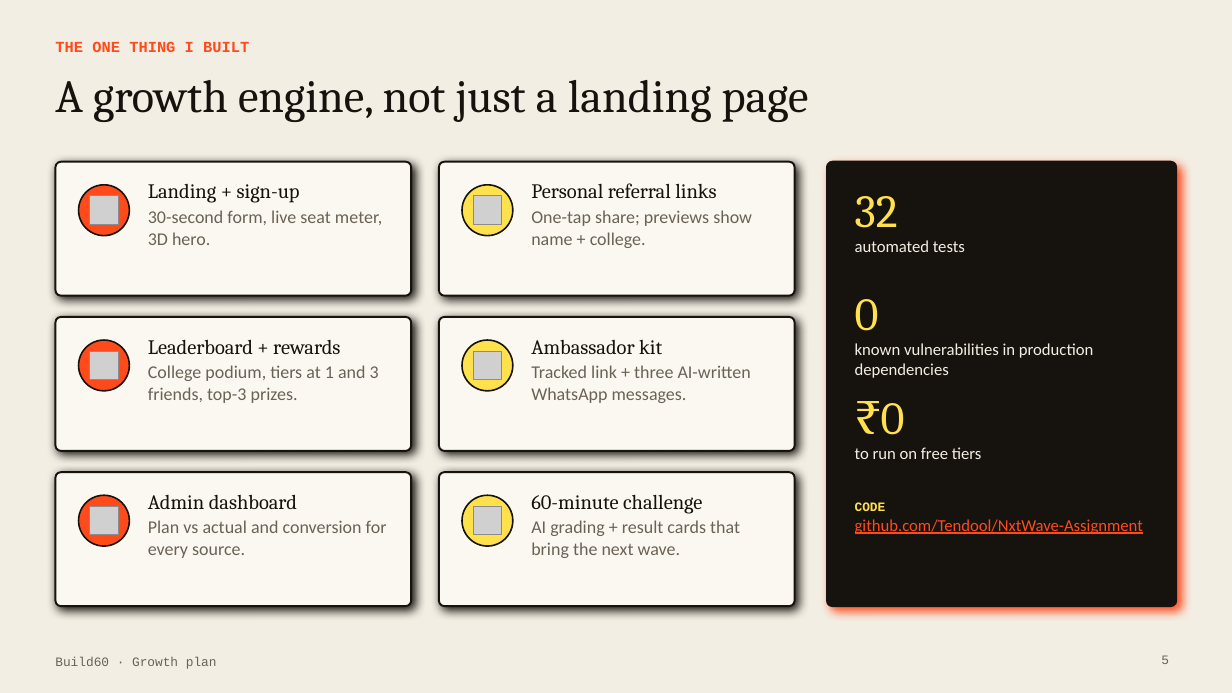
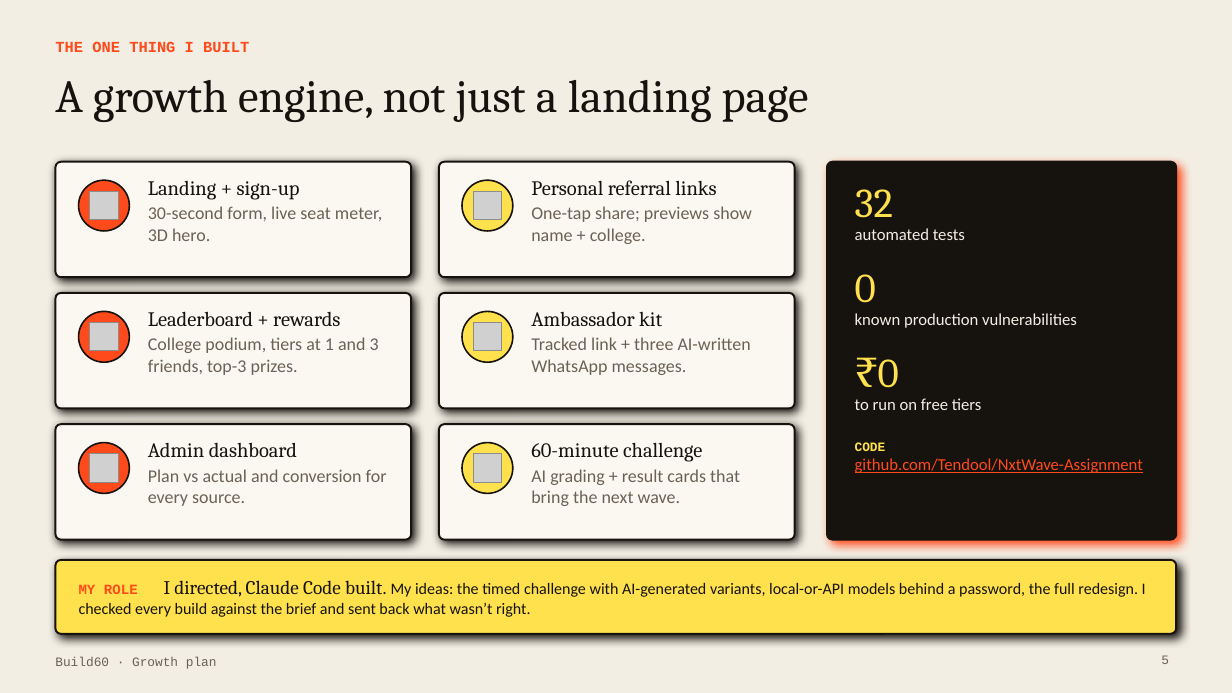
Before and after one commit to Tendool/NxtWave-Assignment, a slide deck: slide 5 of submission/Build60-Growth-Plan.pptx. Drawn at 1232x693 pixels with LibreOffice and Linux fonts; fonts in the diff are those of the drawing; grey boxes stand for pictures. Boxes give left, top, right and bottom in pixels: in the first picture for what was removed or moved away, otherwise in the second. Text is boxed around its words. In the diff, an @@ line names an element or a change of style, - is before the commit and + after.

```diff
--- a/submission/Build60-Growth-Plan.pptx
+++ b/submission/Build60-Growth-Plan.pptx
@@ rounded rectangle: place and size @@
-rounded rectangle at [55, 162, 411, 296]
+rounded rectangle at [55, 162, 411, 277]
@@ text "Landing + sign-up": place and size @@
-text "Landing + sign-up" at [148, 184, 382, 245]
+text "Landing + sign-up" at [148, 181, 382, 241]
@@ rounded rectangle: place and size @@
-rounded rectangle at [439, 162, 795, 296]
+rounded rectangle at [439, 162, 795, 277]
@@ text "Personal referral links": place and size @@
-text "Personal referral links" at [531, 183, 752, 248]
+text "Personal referral links" at [531, 180, 752, 244]
@@ rounded rectangle: place and size @@
-rounded rectangle at [827, 162, 1177, 606]
+rounded rectangle at [827, 162, 1177, 540]
@@ 2 pictures, 2 ellipses: place and size @@
-2 pictures, 2 ellipses at [79, 185, 513, 236]
+2 pictures, 2 ellipses at [79, 180, 513, 231]
@@ text "automated tests": place and size @@
-text "automated tests" at [855, 240, 965, 252]
+text "automated tests" at [855, 228, 965, 240]
@@ text "0": place and size @@
-text "0" at [855, 299, 879, 331]
+text "0" at [855, 274, 876, 303]
@@ rounded rectangle: place and size @@
-rounded rectangle at [55, 317, 411, 451]
+rounded rectangle at [55, 293, 411, 409]
@@ rounded rectangle: place and size @@
-rounded rectangle at [439, 317, 795, 451]
+rounded rectangle at [439, 293, 795, 409]
@@ text "Leaderboard + rewards": place and size @@
-text "Leaderboard + rewards" at [148, 339, 379, 403]
+text "Leaderboard + rewards" at [148, 311, 379, 375]
@@ 2 pictures, 2 ellipses: place and size @@
-2 pictures, 2 ellipses at [79, 340, 513, 391]
+2 pictures, 2 ellipses at [79, 311, 513, 362]
@@ text "Ambassador kit": place and size @@
-text "Ambassador kit" at [531, 340, 751, 403]
+text "Ambassador kit" at [531, 312, 751, 375]
@@ text at [855, 313, 1077, 328]: text changed @@
-known vulnerabilities in production dependencies
+known production vulnerabilities
@@ size 36 to 32 pt in 3 elements at [855, 189, 893, 218], [855, 274, 876, 303], [878, 359, 899, 388] @@
@@ text "₹0": place and size @@
-text "₹0" at [881, 403, 905, 435]
+text "₹0" at [878, 359, 899, 388]
@@ text "to run on free tiers": place and size @@
-text "to run on free tiers" at [855, 447, 982, 459]
+text "to run on free tiers" at [855, 398, 982, 410]
@@ rounded rectangle: place and size @@
-rounded rectangle at [55, 472, 411, 606]
+rounded rectangle at [55, 424, 411, 540]
@@ text "Admin dashboard": place and size @@
-text "Admin dashboard" at [148, 494, 387, 558]
+text "Admin dashboard" at [148, 442, 387, 506]
@@ proportions changed in 6 elements at [55, 162, 411, 277], [439, 162, 795, 277], [55, 293, 411, 409], [439, 293, 795, 409], [55, 424, 411, 540], [439, 424, 795, 540] @@
@@ rounded rectangle: place and size @@
-rounded rectangle at [439, 472, 795, 606]
+rounded rectangle at [439, 424, 795, 540]
@@ 2 pictures, 2 ellipses: place and size @@
-2 pictures, 2 ellipses at [79, 495, 513, 546]
+2 pictures, 2 ellipses at [79, 443, 513, 494]
@@ text "60-minute challenge": place and size @@
-text "60-minute challenge" at [531, 494, 740, 558]
+text "60-minute challenge" at [531, 442, 740, 506]
@@ text "CODE": place and size @@
-text "CODE" at [855, 502, 1143, 534]
+text "CODE" at [855, 442, 1143, 473]
@@ rounded rectangle added at [55, 560, 1177, 634], fill #FFE14D, outline #16120E 1.5 pt @@
@@ text added at [79, 580, 1146, 617], 12.5 pt, text #16120E @@
+MY ROLE I directed, Claude Code built. My ideas: the timed challenge with AI-generated variants, local-or-API models behind a password, the full redesign. I checked every build against the brief and sent back what wasn’t right.
```
Also in this commit, not shown: 1 other slide changed, 3 other files.
